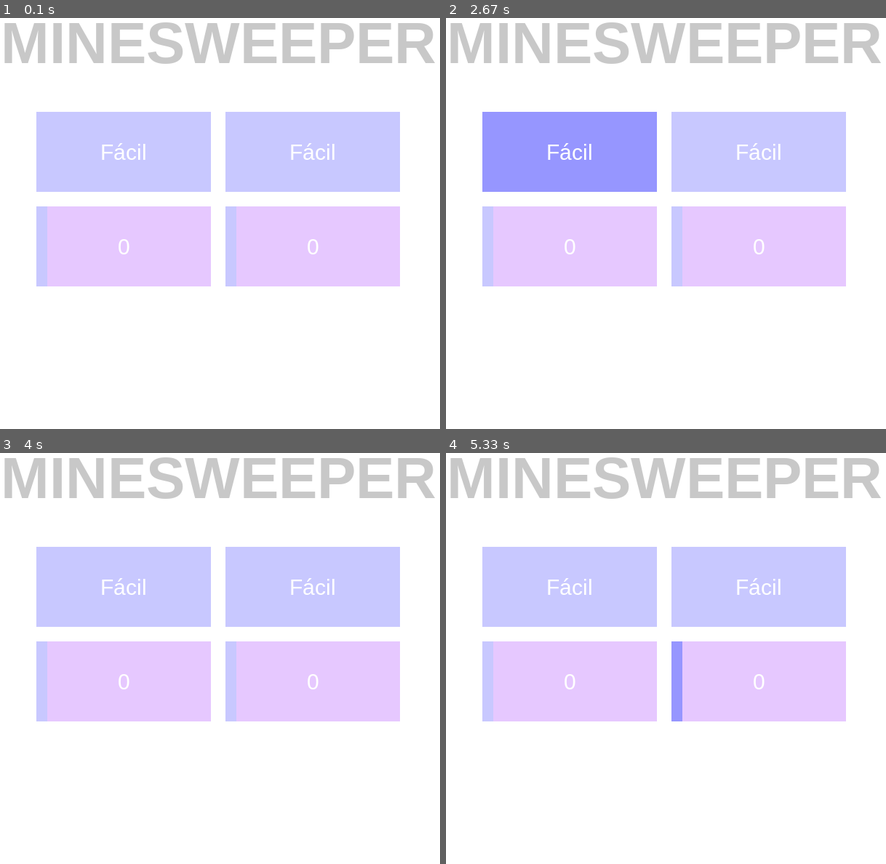
Above: before the commit, frames 1-4 (two rows, left to right).
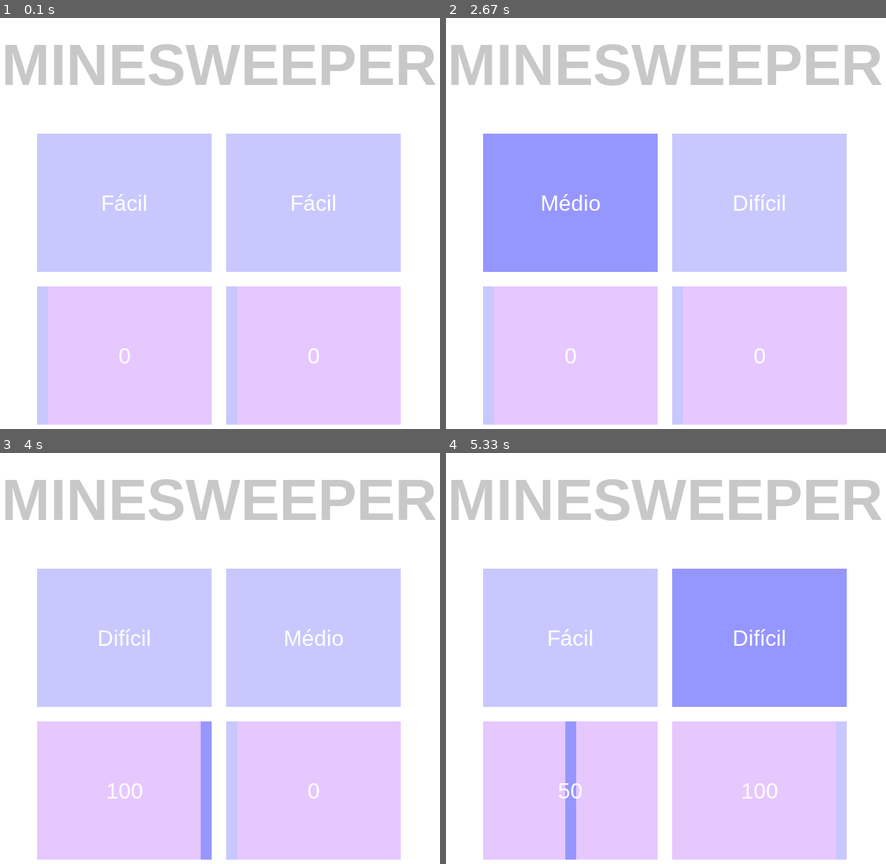
Above: after the commit, the same moments.

Repository: MrComboF10/PygameMenus
Game: pygame game, started from main.py
The game is run twice, just before and just after one commit, with the same random seed, the same clock (stepped at 60 frames per second) and the same inputs.
Inputs (mouse positions are in pixels of both pictures, inside the frame that each line leads up to):
- Up to frame 1 (0.1 s): no input
- Up to frame 2 (2.67 s): click (758, 355) at 0.38 s; press the mouse at (718, 375) at 0.7 s; move the mouse to (595, 198) at 0.8 s; release the mouse at (472, 22) at 0.93 s; press the mouse at (718, 375) at 1.07 s; move the mouse to (802, 412) at 1.17 s; release the mouse at (outside the picture) at 1.3 s; press the mouse at (758, 202) at 1.4 s; move the mouse to (683, 260) at 1.5 s; release the mouse at (608, 322) at 1.63 s; press the mouse at (758, 202) at 1.73 s; move the mouse to (613, 281) at 1.83 s; release the mouse at (468, 359) at 1.97 s; press the mouse at (758, 355) at 2.07 s; move the mouse to (670, 375) at 2.17 s; release the mouse at (578, 396) at 2.3 s; press the mouse at (569, 202) at 2.47 s; move the mouse to (635, 157) at 2.57 s
- Up to frame 3 (4 s): release the mouse at (255, 547) at 2.7 s; press the mouse at (123, 637) at 2.8 s; move the mouse to (264, 720) at 2.9 s; release the mouse at (400, 802) at 3.03 s; press the mouse at (312, 637) at 3.13 s; move the mouse to (369, 592) at 3.23 s; release the mouse at (422, 547) at 3.37 s; press the mouse at (312, 637) at 3.47 s; move the mouse to (202, 740) at 3.57 s; release the mouse at (92, 847) at 3.7 s; press the mouse at (123, 790) at 3.8 s; move the mouse to (206, 769) at 3.9 s
- Up to frame 4 (5.33 s): release the mouse at (732, 748) at 4.03 s; press the mouse at (569, 637) at 4.13 s; move the mouse to (608, 621) at 4.23 s; release the mouse at (644, 605) at 4.37 s; press the mouse at (758, 637) at 4.47 s; move the mouse to (811, 547) at 4.57 s; release the mouse at (859, 457) at 4.7 s; press the mouse at (758, 790) at 4.87 s; move the mouse to (806, 769) at 4.97 s; release the mouse at (855, 748) at 5.1 s; press the mouse at (569, 790) at 5.2 s; move the mouse to (705, 695) at 5.3 s

The runs differ from the first frame. In frame 1, 56% of the frame differs, in the area x 0-100%, y 1-99%; in frame 2, 56%; in frame 3, 56%; in frame 4, 61%.

Commit message:
Create functions to calculate buttons sizes in class block

Diff:
--- a/button.py
+++ b/button.py
@@ -9,13 +9,9 @@
         self._font_color = font_color
         self._screen_display = screen_display
 
-        self._current_mouse_position = (0, 0)
         self._mouse_over_button = False
         self._mouse_location_changed = False
 
-    def set_current_mouse_position(self, mouse_position):
-        self._current_mouse_position = mouse_position
-
     def set_mouse_location_changed(self, change):
         self._mouse_location_changed = change
 
@@ -25,10 +21,10 @@
     def get_mouse_location_changed(self):
         return self._mouse_location_changed
 
-    def verify_mouse_on_button(self):
+    def verify_mouse_on_button(self, current_mouse_position):
         self._mouse_over_button = False
-        if self._position[0] < self._current_mouse_position[0] < self._position[0] + self._size[0]:
-            if self._position[1] < self._current_mouse_position[1] < self._position[1] + self._size[1]:
+        if self._position[0] < current_mouse_position[0] < self._position[0] + self._size[0]:
+            if self._position[1] < current_mouse_position[1] < self._position[1] + self._size[1]:
                 self._mouse_over_button = True
 
     def draw_button(self, color, text):
@@ -178,15 +174,15 @@
     def release_bar(self):
         self.__bar_pressed = False
 
-    def calculate_bar_position(self):
-        if self._current_mouse_position[0] >= self._position[0] + self._size[0] - self.__bar_width // 2:
+    def calculate_bar_position(self, current_mouse_position):
+        if current_mouse_position[0] >= self._position[0] + self._size[0] - self.__bar_width // 2:
             self.__current_bar_position = (self._position[0] + self._size[0] - self.__bar_width, self._position[1])
 
-        elif self._current_mouse_position[0] <= self._position[0] + self.__bar_width // 2:
+        elif current_mouse_position[0] <= self._position[0] + self.__bar_width // 2:
             self.__current_bar_position = self._position
 
         else:
-            self.__current_bar_position = (self._current_mouse_position[0] - self.__bar_width // 2, self._position[1])
+            self.__current_bar_position = (current_mouse_position[0] - self.__bar_width // 2, self._position[1])
 
     def calculate_current_item(self):
         self.__current_item = self.__range_items[int((self.__current_bar_position[0] - self._position[0]) * ((len(self.__range_items) - 1) / (self._size[0] - self.__bar_width)))]
--- a/buttonblock.py
+++ b/buttonblock.py
@@ -1,3 +1,6 @@
+import utils
+
+
 class Block:
     def __init__(self, size, buttons, position=None, screen_display=None):
         self._position = position
@@ -6,7 +9,7 @@
         self._buttons = buttons
 
         # separate buttons by type
-        self._press_buttons_static, self._press_buttons_change_state, self._slide_buttons = [], [], []
+        self._press_buttons_redirect, self._press_buttons_change_state, self._slide_buttons = [], [], []
         self._separate_buttons_type()
 
     def set_position(self, new_position):
@@ -17,8 +20,8 @@
 
     def _separate_buttons_type(self):
         for button in self._buttons:
-            if type(button).__name__ == "PressButtonStatic":
-                self._press_buttons_static.append(button)
+            if type(button).__name__ == "PressButtonRedirect":
+                self._press_buttons_redirect.append(button)
 
             elif type(button).__name__ == "PressButtonChangeState":
                 self._press_buttons_change_state.append(button)
@@ -26,8 +29,8 @@
             elif type(button).__name__ == "SlideButton":
                 self._slide_buttons.append(button)
 
-    def get_press_buttons_static(self):
-        return self._press_buttons_static
+    def get_press_buttons_redirect(self):
+        return self._press_buttons_redirect
 
     def get_press_buttons_change_state(self):
         return self._press_buttons_change_state
@@ -35,11 +38,14 @@
     def get_slide_buttons(self):
         return self._slide_buttons
 
-    def get_size(self):
+    def get_sizes(self):
         return self._size
 
+    def get_position(self):
+        return self._position
 
-class BlockType1(Block):
+
+class Block1Column(Block):
     def __init__(self, size, buttons, margin, position=None, screen_display=None):
 
         super().__init__(size, buttons, position, screen_display)
@@ -62,7 +68,7 @@
             margin_counter += self.__margin + self.__buttons_sizes[1]
 
 
-class BlockType2(Block):
+class Block2Columns(Block):
     def __init__(self, size, buttons, margin_height, margin_width, position=None, screen_display=None):
         super().__init__(size, buttons, position, screen_display)
 
@@ -74,7 +80,7 @@
         self.calculate_buttons_sizes()
 
     def calculate_buttons_sizes(self):
-        self.__buttons_sizes = ((self._size[0] - self.__margin_width) // 2, (self._size[1] - self.__margin_height * (len(self._buttons) - 1)) // len(self._buttons))
+        self.__buttons_sizes = ((self._size[0] - self.__margin_width) // 2, (self._size[1] - self.__margin_height * utils.ceiling_division(len(self._buttons) - 2, 2)) // utils.ceiling_division(len(self._buttons), 2))
 
     def update_buttons(self):
         # set buttons display, sizes and positions
--- a/main.py
+++ b/main.py
@@ -6,9 +6,10 @@
 
 white = (255, 255, 255)
 
+
 def menu_loop():
     pygame.init()
-    screen = pygame.display.set_mode((800, 800))
+    screen = pygame.display.set_mode((800, 800), pygame.RESIZABLE)
     screen.fill(white)
     pygame.display.update()
 
@@ -30,12 +31,14 @@
     slide_button_1 = button.SlideButton(font, white, bar_width, range_items, mouse_out_button_color, mouse_over_button_color, slide_button_color)
     slide_button_2 = button.SlideButton(font, white, bar_width, range_items, mouse_out_button_color, mouse_over_button_color, slide_button_color)
 
-    block1 = buttonblock.BlockType1((500, 500), (change_state_button_2, change_state_button_3, slide_button_1, slide_button_2), 20)
-    block2 = buttonblock.BlockType2((500, 500), (change_state_button_2, change_state_button_3, slide_button_1, slide_button_2), 20, 20)
+    long_block = buttonblock.Block1Column((500, 500), (change_state_button_2, change_state_button_3, slide_button_1, slide_button_2), 20)
+    short_block = buttonblock.Block2Columns((500, 400), (change_state_button_2, change_state_button_3, slide_button_1, slide_button_2), 20, 20)
 
-    main_menu = menu.MainMenu((100, 100), screen, title_1, block2, 50)
+    main_menu = menu.MainMenu(screen, title_1, short_block, 50)
 
     main_menu.loop()
 
 
 menu_loop()
+
+pygame.quit()
--- a/menu.py
+++ b/menu.py
@@ -4,15 +4,17 @@
 
 
 class MainMenu:
-    def __init__(self, position, screen_display, title, buttons_block, margin):
-
-        self.__position = position
+    def __init__(self, screen_display, title, buttons_block, margin):
+
         self.__screen_display = screen_display
         self.__margin = margin
 
         self.__title_size = title.get_size()
-        self.__block_size = buttons_block.get_size()
-
+        self.__block_size = buttons_block.get_sizes()
+        self.__menu_sizes = None
+
+        self.__position = None
+        self.__set_position(self.__calculate_position((screen_display.get_rect()[2], screen_display.get_rect()[3])))
         self.__current_mouse_position = (0, 0)
         self.__current_event = None
         self.__mouse_left_pressed = None
@@ -28,6 +30,19 @@
         self.__set_block_position()
         self.__buttons_block.set_screen_display(screen_display)
         self.__buttons_block.update_buttons()
+
+    def __set_size(self):
+        if self.__title_size[0] > self.__block_size[0]:
+            self.__menu_sizes = (self.__title_size[0], self.__title_size[1] + self.__margin + self.__block_size[1])
+        else:
+            self.__menu_sizes = (self.__block_size[0], self.__title_size[1] + self.__margin + self.__block_size[1])
+
+    def __calculate_position(self, screen_size):
+        self.__set_size()
+        return screen_size[0] // 2 - self.__menu_sizes[0] // 2, screen_size[1] // 2 - self.__menu_sizes[1] // 2
+
+    def __set_position(self, position):
+        self.__position = position
 
     def __set_title_position(self):
         if self.__title_size[0] > self.__block_size[0]:
@@ -56,11 +71,9 @@
 
         for change_button in self.__buttons_block.get_press_buttons_change_state():
 
-            change_button.set_current_mouse_position(self.__current_mouse_position)
-
             # get mouse location before and after to verify if mouse location has changed
             mouse_location_before = change_button.get_mouse_over_button()
-            change_button.verify_mouse_on_button()
+            change_button.verify_mouse_on_button(self.__current_mouse_position)
             mouse_location_after = change_button.get_mouse_over_button()
 
             # verify if mouse location inside or outside button changed
@@ -94,10 +107,8 @@
 
         for slide_button in self.__buttons_block.get_slide_buttons():
 
-            slide_button.set_current_mouse_position(self.__current_mouse_position)
-
             mouse_location_before = slide_button.get_mouse_over_button()
-            slide_button.verify_mouse_on_button()
+            slide_button.verify_mouse_on_button(self.__current_mouse_position)
             mouse_location_after = slide_button.get_mouse_over_button()
 
             if mouse_location_before != mouse_location_after or self.__change_location:
@@ -132,7 +143,7 @@
                     self.__change_location = True
 
             if slide_button.get_bar_is_pressed():
-                slide_button.calculate_bar_position()
+                slide_button.calculate_bar_position(self.__current_mouse_position)
                 slide_button.calculate_current_item()
                 slide_button.draw_mouse_over_slide_button()
                 pygame.display.update()
@@ -167,6 +178,30 @@
                     if self.__current_event.key == pygame.K_ESCAPE:
                         loop_exit = True
 
+                # resize screen
+                if self.__current_event.type == pygame.VIDEORESIZE:
+
+                    self.__screen_display = pygame.display.set_mode(self.__current_event.size, pygame.RESIZABLE)
+                    self.__set_position(self.__calculate_position(self.__current_event.size))
+                    self.__set_title_position()
+                    self.__set_block_position()
+                    self.__buttons_block.update_buttons()
+
+                    self.__screen_display.fill((255, 255, 255))
+
+                    # draw title
+                    self.__title.draw()
+
+                    # draw change buttons
+                    for change_button in self.__buttons_block.get_press_buttons_change_state():
+                        change_button.draw_mouse_out_change_state_button()
+                    pygame.display.update()
+
+                    # draw slide buttons
+                    for slide_button in self.__buttons_block.get_slide_buttons():
+                        slide_button.draw_mouse_out_slide_button()
+                    pygame.display.update()
+
                 self.__current_mouse_position = pygame.mouse.get_pos()
                 self.__mouse_left_pressed = pygame.mouse.get_pressed()[0]
 
--- /dev/null
+++ b/test2.py
@@ -0,0 +1,23 @@
+import pygame
+
+pygame.init()
+
+screen = pygame.display.set_mode((800, 800))
+
+font = pygame.font.SysFont("Comic Sans MS", 10)
+
+font_surface = font.render("asfhcasuGYUGYUgmacisdc", True, (255, 255, 255))
+
+font_surface_rect = font_surface.get_rect()
+
+print(font_surface_rect[3])
+
+# exit_loop = False
+#
+# while not exit_loop:
+#     for event in pygame.event.get():
+#         if event.type == pygame.QUIT:
+#             exit_loop = True
+
+
+pygame.quit()
--- /dev/null
+++ b/utils.py
@@ -0,0 +1,2 @@
+def ceiling_division(x, y):
+    return x // y + (x % y > 0)
